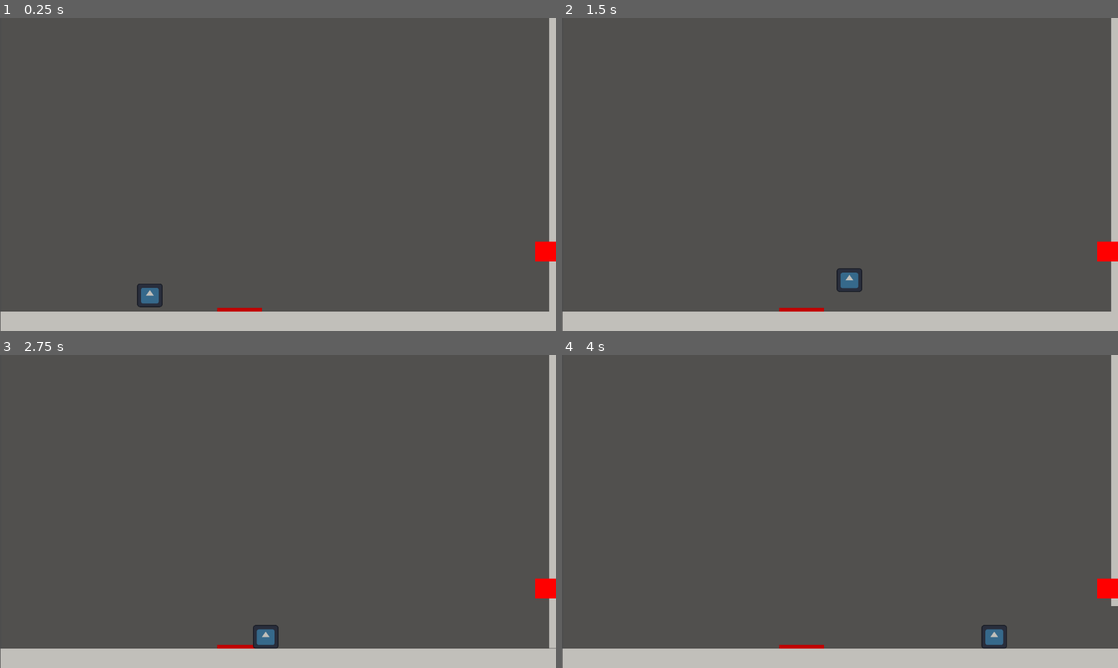
Above: before the commit, frames 1-4 (two rows, left to right).
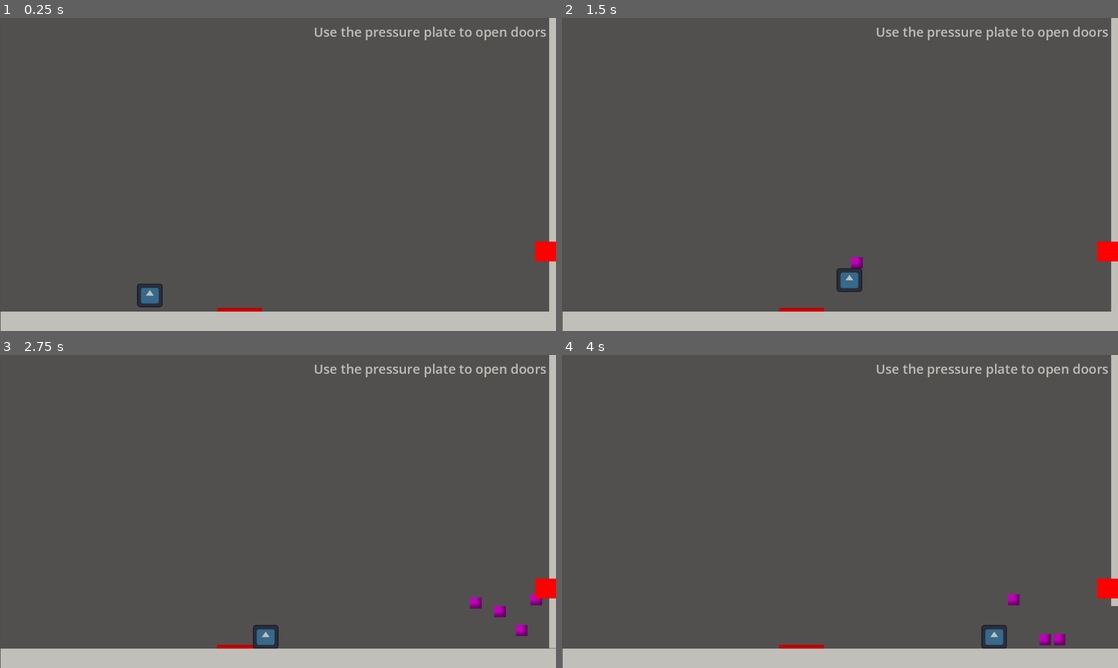
Above: after the commit, the same moments.

Repository: KOP-gaming/buas-application-2026
Game: Godot game, scene res://tutorial1.tscn
Two runs of this game, one before a commit and one after it. Both use one fixed random seed, a clock stepped at 60 frames per second and the inputs below. The engine's default icon, where the game draws it, is replaced by a stand-in: a white triangle on a blue panel in a dark square.
Inputs:
- Up to frame 1 (0.25 s): no input
- Up to frame 2 (1.5 s): tap E (shoot) at 0.5, 0.6, 1.25 s; hold Right (right) from 0.53 s (still down); tap Up (up) at 0.77, 0.8, 1.07, 1.35 s
- Up to frame 3 (2.75 s): tap Up (up) at 1.52, 1.82, 2.3 s; tap E (shoot) at 1.55, 2, 2.1 s; release Right (right) at 2.03 s; hold Left (left) from 2.03 s (still down)
- Up to frame 4 (4 s): tap E (shoot) at 2.75, 2.85, 3.5 s; release Left (left) at 2.78 s; hold Right (right) from 2.78 s (still down); tap Up (up) at 3.02, 3.32, 3.6, 3.77 s

The runs differ from the first frame. In frame 1, 0.5% of the frame differs, in the area x 56-99%, y 2-8%; in frame 2, 0.6%; in frame 3, 0.8%, in the area x 56-99%, y 2-90%; in frame 4, 0.8%.

Commit message:
finished the tutorial

Diff:
--- /dev/null
+++ b/puzzle-platformer/bullet.gd
@@ -0,0 +1,23 @@
+extends Area2D
+@export var lifetime : = 2
+var speed =  400
+var direction = 1
+
+# Called when the node enters the scene tree for the first time.
+func _ready() -> void:
+	body_entered.connect(entercheck)
+	area_entered.connect(antercheck)
+	await get_tree().create_timer(lifetime).timeout
+	queue_free()
+
+
+# Called every frame. 'delta' is the elapsed time since the previous frame.
+func _process(delta: float) -> void:
+	position.x += speed * direction * delta
+
+func entercheck(body):
+	if body is StaticBody2D:
+		body.queue_free()
+	queue_free()
+func antercheck(area):
+	queue_free()
--- /dev/null
+++ b/puzzle-platformer/bullet.tscn
@@ -0,0 +1,22 @@
+[gd_scene load_steps=4 format=3 uid="uid://brky3p5it10ph"]
+
+[ext_resource type="Script" uid="uid://dlnfgw8bpyows" path="res://bullet.gd" id="1_v7oki"]
+
+[sub_resource type="PlaceholderTexture2D" id="PlaceholderTexture2D_v7oki"]
+
+[sub_resource type="RectangleShape2D" id="RectangleShape2D_v8qja"]
+size = Vector2(24, 23)
+
+[node name="bullet" type="Area2D"]
+collision_layer = 128
+collision_mask = 128
+script = ExtResource("1_v7oki")
+
+[node name="Sprite2D" type="Sprite2D" parent="."]
+position = Vector2(-6, 7.625)
+scale = Vector2(24, 23.25)
+texture = SubResource("PlaceholderTexture2D_v7oki")
+
+[node name="CollisionShape2D" type="CollisionShape2D" parent="."]
+position = Vector2(-6, 7.5)
+shape = SubResource("RectangleShape2D_v8qja")
--- a/puzzle-platformer/button_3.gd
+++ b/puzzle-platformer/button_3.gd
@@ -7,12 +7,11 @@
 
 #check when body enters or exits the button
 func EnterCheck(body) -> void:
-	$AnimationPlayer.play("door3")
-	#var exit = $w3
-	#exit.set_collision_layer_value(1, false)
-	#await $AnimationPlayer.animation_finished
-	#var light = $switchlight
-	#light.color = Color(0, 255, 0, 255)
-	pass
+	$AnimationPlayer.play("door2")
+	var exit = $wall3
+	exit.set_collision_layer_value(1, false)
+	await $AnimationPlayer.animation_finished
+	var light = $switchlight
+	light.color = Color(0, 255, 0, 255)
 func ExitCheck(body) -> void:
 	pass
--- a/puzzle-platformer/player.gd
+++ b/puzzle-platformer/player.gd
@@ -1,21 +1,25 @@
 extends CharacterBody2D
-
-
+@onready var bullet = preload("res://bullet.tscn")
 const SPEED = 300.0
 const JUMP_VELOCITY = -400.0
 const DOWN = 400
 var push_force = 40.0
 
+
 func _physics_process(delta: float) -> void:
 	# Add the gravity.
 	if not is_on_floor():
 		velocity += get_gravity() * delta
-
-	# Handle jump and down boost.
+	# Handle jump and down boost + shooting
 	if Input.is_action_just_pressed("up") and is_on_floor():
 		velocity.y = JUMP_VELOCITY
 	if Input.is_action_just_pressed("down"):
 		velocity.y = DOWN
+	if Input.is_action_just_pressed("shoot"):
+		var bullet_temp = bullet.instantiate()
+		bullet_temp.direction = 1
+		get_tree().current_scene.add_child(bullet_temp)
+		bullet_temp.global_position = global_position
 
 	# Get the input direction and handle the movement/deceleration.
 	var direction := Input.get_axis("left", "right")
--- a/puzzle-platformer/tutorial1.tscn
+++ b/puzzle-platformer/tutorial1.tscn
@@ -176,80 +176,14 @@
 size = Vector2(1145, 663)
 
 [sub_resource type="RectangleShape2D" id="RectangleShape2D_gjn3t"]
-size = Vector2(82.7163, 8)
-
-[sub_resource type="RectangleShape2D" id="RectangleShape2D_26y61"]
-size = Vector2(28.0001, 506)
-
-[sub_resource type="RectangleShape2D" id="RectangleShape2D_vjr05"]
-size = Vector2(28, 101)
-
-[sub_resource type="Animation" id="Animation_pw83q"]
-resource_name = "door3"
-tracks/0/type = "value"
-tracks/0/imported = false
-tracks/0/enabled = true
-tracks/0/path = NodePath("door_3:position")
-tracks/0/interp = 1
-tracks/0/loop_wrap = true
-tracks/0/keys = {
-"times": PackedFloat32Array(0, 1),
-"transitions": PackedFloat32Array(1, 1),
-"update": 0,
-"values": [Vector2(568.72, 99.515), Vector2(568.72, -5.48499)]
-}
-tracks/1/type = "value"
-tracks/1/imported = false
-tracks/1/enabled = true
-tracks/1/path = NodePath("door_3:rotation")
-tracks/1/interp = 1
-tracks/1/loop_wrap = true
-tracks/1/keys = {
-"times": PackedFloat32Array(0, 1),
-"transitions": PackedFloat32Array(1, 1),
-"update": 0,
-"values": [0.0, 0.0]
-}
-
-[sub_resource type="Animation" id="Animation_33a4j"]
-length = 0.001
-tracks/0/type = "value"
-tracks/0/imported = false
-tracks/0/enabled = true
-tracks/0/path = NodePath("door_3:position")
-tracks/0/interp = 1
-tracks/0/loop_wrap = true
-tracks/0/keys = {
-"times": PackedFloat32Array(0),
-"transitions": PackedFloat32Array(1),
-"update": 0,
-"values": [Vector2(568.72, 99.515)]
-}
-tracks/1/type = "value"
-tracks/1/imported = false
-tracks/1/enabled = true
-tracks/1/path = NodePath("door_3:rotation")
-tracks/1/interp = 1
-tracks/1/loop_wrap = true
-tracks/1/keys = {
-"times": PackedFloat32Array(0),
-"transitions": PackedFloat32Array(1),
-"update": 0,
-"values": [0.0]
-}
-
-[sub_resource type="AnimationLibrary" id="AnimationLibrary_gwynd"]
-_data = {
-&"RESET": SubResource("Animation_33a4j"),
-&"door3": SubResource("Animation_pw83q")
-}
+size = Vector2(40, 40)
 
 [node name="Node2D" type="Node2D"]
 
 [node name="ColorRect" type="ColorRect" parent="."]
-offset_left = 3.0
+offset_left = 1.0
 offset_top = -25.0
-offset_right = 3594.0
+offset_right = 3592.0
 offset_bottom = 789.0
 color = Color(0.419813, 0.419813, 0.419813, 1)
 
@@ -306,6 +240,14 @@
 offset_right = 672.0
 offset_bottom = 4.0
 
+[node name="Label" type="Label" parent="Area2D"]
+offset_left = 156.0
+offset_top = -594.0
+offset_right = 639.0
+offset_bottom = -538.0
+theme_override_font_sizes/font_size = 27
+text = "Use the pressure plate to open doors"
+
 [node name="StaticBody2D" type="StaticBody2D" parent="."]
 
 [node name="ColorRect" type="ColorRect" parent="StaticBody2D"]
@@ -337,6 +279,9 @@
 [node name="CollisionShape2D" type="CollisionShape2D" parent="player"]
 position = Vector2(1.5, 1.5)
 shape = SubResource("RectangleShape2D_o74uc")
+
+[node name="Marker2D" type="Marker2D" parent="player"]
+position = Vector2(39, 1)
 
 [node name="DirectionalLight2D" type="DirectionalLight2D" parent="."]
 color = Color(0.617455, 0.617455, 0.617455, 1)
@@ -419,10 +364,18 @@
 texture = SubResource("GradientTexture2D_m8dfu")
 script = ExtResource("2_m8dfu")
 
+[node name="Label" type="Label" parent="button2"]
+offset_left = -60.0
+offset_top = -591.0
+offset_right = 582.0
+offset_bottom = -554.0
+theme_override_font_sizes/font_size = 27
+text = "Sometimes pressure plates need to be held down"
+
 [node name="RigidBody2D" type="RigidBody2D" parent="."]
 position = Vector2(1824, 533)
-collision_layer = 2
-collision_mask = 3
+collision_layer = 130
+collision_mask = 131
 
 [node name="ColorRect" type="ColorRect" parent="RigidBody2D"]
 offset_left = -19.0
@@ -435,6 +388,61 @@
 position = Vector2(11.5, -9)
 shape = SubResource("RectangleShape2D_33a4j")
 
+[node name="button3" type="Area2D" parent="."]
+position = Vector2(2855.95, 595.274)
+collision_layer = 2
+collision_mask = 2
+script = ExtResource("9_yjwc7")
+
+[node name="CollisionShape2D" type="CollisionShape2D" parent="button3"]
+position = Vector2(3, 5)
+shape = SubResource("RectangleShape2D_yjwc7")
+
+[node name="button2" type="ColorRect" parent="button3"]
+offset_left = -34.0
+offset_right = 40.0
+offset_bottom = 11.0
+color = Color(1, 0, 0, 1)
+
+[node name="wall2" type="ColorRect" parent="button3"]
+offset_left = 597.0
+offset_top = -653.0
+offset_right = 625.0
+offset_bottom = -90.0
+
+[node name="door2" type="ColorRect" parent="button3"]
+offset_left = 597.0
+offset_top = -90.0
+offset_right = 625.0
+offset_bottom = 11.0
+
+[node name="wall3" type="StaticBody2D" parent="button3"]
+
+[node name="sd" type="CollisionShape2D" parent="button3/wall3"]
+position = Vector2(610, -321)
+shape = SubResource("RectangleShape2D_pw83q")
+
+[node name="AnimationPlayer" type="AnimationPlayer" parent="button3"]
+libraries = {
+&"": SubResource("AnimationLibrary_pw83q")
+}
+
+[node name="switchlight" type="PointLight2D" parent="button3"]
+position = Vector2(590, -110)
+scale = Vector2(0.679688, 0.640625)
+energy = 3.44
+blend_mode = 2
+texture = SubResource("GradientTexture2D_m8dfu")
+script = ExtResource("2_m8dfu")
+
+[node name="Label" type="Label" parent="button3"]
+offset_left = 75.0464
+offset_top = -595.274
+offset_right = 717.046
+offset_bottom = -558.274
+theme_override_font_sizes/font_size = 27
+text = "Press E to shoot and destroy the boxes"
+
 [node name="camerea3" type="Area2D" parent="."]
 visible = false
 position = Vector2(2656.54, 389.417)
@@ -450,49 +458,106 @@
 position = Vector2(235.462, -67.4174)
 enabled = false
 
-[node name="button3" type="Area2D" parent="."]
-position = Vector2(2888.28, 405.485)
-script = ExtResource("9_yjwc7")
-
-[node name="door_3" type="ColorRect" parent="button3"]
-offset_left = 568.72
-offset_top = 99.515
-offset_right = 596.72
-offset_bottom = 200.515
-
-[node name="button3" type="CollisionShape2D" parent="button3"]
-position = Vector2(31.3582, 196.515)
+[node name="boxymcboxface2" type="StaticBody2D" parent="."]
+position = Vector2(2808.23, 559.232)
+rotation = 0.0106636
+collision_layer = 129
+collision_mask = 129
+
+[node name="ColorRect" type="ColorRect" parent="boxymcboxface2"]
+offset_left = -27.1221
+offset_top = -33.2977
+offset_right = 12.8779
+offset_bottom = 6.70227
+color = Color(0.611765, 0, 1, 1)
+
+[node name="CollisionShape2D" type="CollisionShape2D" parent="boxymcboxface2"]
+position = Vector2(-7.12207, -13.2977)
 shape = SubResource("RectangleShape2D_gjn3t")
 
-[node name="button_3" type="ColorRect" parent="button3"]
-offset_left = -10.0
-offset_top = 192.0
-offset_right = 73.0
-offset_bottom = 201.0
-color = Color(1, 0, 0, 1)
-
-[node name="w3" type="StaticBody2D" parent="button3"]
-
-[node name="wall3" type="ColorRect" parent="button3/w3"]
-offset_left = 568.72
-offset_top = -405.485
-offset_right = 596.72
-offset_bottom = 99.515
-
-[node name="CollisionShape2D" type="CollisionShape2D" parent="button3/w3"]
-position = Vector2(582.72, -152.485)
-shape = SubResource("RectangleShape2D_26y61")
-
-[node name="d3" type="StaticBody2D" parent="button3"]
-position = Vector2(583.72, 129.515)
-
-[node name="door3" type="CollisionShape2D" parent="button3/d3"]
-position = Vector2(-1, 20.5)
-shape = SubResource("RectangleShape2D_vjr05")
-
-[node name="AnimationPlayer" type="AnimationPlayer" parent="button3"]
-libraries = {
-&"": SubResource("AnimationLibrary_gwynd")
-}
+[node name="boxymcboxface1" type="StaticBody2D" parent="."]
+position = Vector2(2808.12, 599.298)
+rotation = 0.00533181
+collision_layer = 129
+collision_mask = 129
+
+[node name="ColorRect" type="ColorRect" parent="boxymcboxface1"]
+offset_left = -27.1221
+offset_top = -33.2977
+offset_right = 12.8779
+offset_bottom = 6.70227
+color = Color(0.611765, 0, 1, 1)
+
+[node name="CollisionShape2D" type="CollisionShape2D" parent="boxymcboxface1"]
+position = Vector2(-7.12207, -13.2977)
+shape = SubResource("RectangleShape2D_gjn3t")
+
+[node name="boxymcboxface3" type="StaticBody2D" parent="."]
+position = Vector2(2848.09, 559.515)
+rotation = 0.00533181
+collision_layer = 129
+collision_mask = 129
+
+[node name="ColorRect" type="ColorRect" parent="boxymcboxface3"]
+offset_left = -27.1221
+offset_top = -33.2977
+offset_right = 12.8779
+offset_bottom = 6.70227
+color = Color(0.611765, 0, 1, 1)
+
+[node name="CollisionShape2D" type="CollisionShape2D" parent="boxymcboxface3"]
+position = Vector2(-7.12207, -13.2977)
+shape = SubResource("RectangleShape2D_gjn3t")
+
+[node name="boxymcboxface4" type="StaticBody2D" parent="."]
+position = Vector2(2887.92, 559.317)
+rotation = 0.00533181
+collision_layer = 129
+collision_mask = 129
+
+[node name="ColorRect" type="ColorRect" parent="boxymcboxface4"]
+offset_left = -27.1221
+offset_top = -33.2977
+offset_right = 12.8779
+offset_bottom = 6.70227
+color = Color(0.611765, 0, 1, 1)
+
+[node name="CollisionShape2D" type="CollisionShape2D" parent="boxymcboxface4"]
+position = Vector2(-7.12207, -13.2977)
+shape = SubResource("RectangleShape2D_gjn3t")
+
+[node name="boxymcboxface5" type="StaticBody2D" parent="."]
+position = Vector2(2927.36, 559.475)
+rotation = 0.00533181
+collision_layer = 129
+collision_mask = 129
+
+[node name="ColorRect" type="ColorRect" parent="boxymcboxface5"]
+offset_left = -27.1221
+offset_top = -33.2977
+offset_right = 12.8779
+offset_bottom = 6.70227
+color = Color(0.611765, 0, 1, 1)
+
+[node name="CollisionShape2D" type="CollisionShape2D" parent="boxymcboxface5"]
+position = Vector2(-7.12207, -13.2977)
+shape = SubResource("RectangleShape2D_gjn3t")
+
+[node name="boxymcboxface6" type="StaticBody2D" parent="."]
+position = Vector2(2926.85, 598.998)
+rotation = 0.00533181
+collision_layer = 129
+collision_mask = 129
+
+[node name="ColorRect" type="ColorRect" parent="boxymcboxface6"]
+offset_left = -27.1221
+offset_top = -33.2977
+offset_right = 12.8779
+offset_bottom = 6.70227
+color = Color(0.611765, 0, 1, 1)
+
+[node name="CollisionShape2D" type="CollisionShape2D" parent="boxymcboxface6"]
+position = Vector2(-7.12207, -13.2977)
+shape = SubResource("RectangleShape2D_gjn3t")
 
 [connection signal="area_entered" from="Area2D" to="Area2D/switchlight" method="_on_area_2d_area_entered"]
Not shown, added: puzzle-platformer/bullet.gd.uid
Not shown, added: puzzle-platformer/export_presets.cfg
Not shown: 1 places in puzzle-platformer/tutorial1.tscn that only renumber resources
Not shown, added: puzzle-platformer/releases/the tutorial.console.exe
Not shown, added: puzzle-platformer/releases/the tutorial.exe
